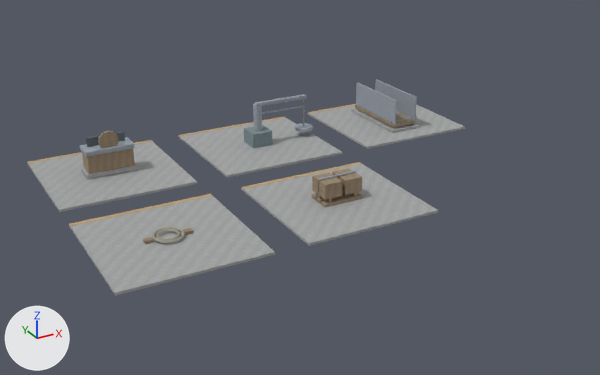
The glTF model development/levels/primitive-props-v1/site-kits/level_blockout_kit_wld_06_p03.glb as it was, and as the next commit left it.
Before and after are seen from a 50 mm lens placed at (-15.7, -29.0, 13.5), pointed at (-0.1, -0.7, -0.6). The axes (+X, +Y, +Z) are drawn at lower left. The lights are the same throughout. The older version comes first. Vertices at exactly the same position are counted once.

The first picture shows 'level_blockout_kit_wld_06_p03'.
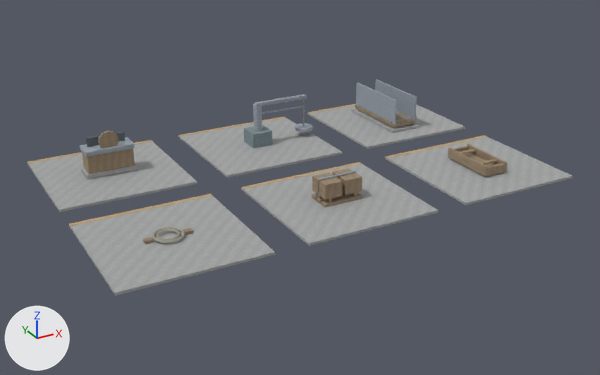
What changed in the scene script:
```text
Change me_drowned_fisherman_s_wharf_map_kit_contact_room:
    used by ob_level_blockout_kit_wld_06_p03; location = (0.0, 0.0, 0.0)
    remove me_drowned_fisherman_s_wharf_map_kit_contact_room.from_pydata(...)  # 866 vertices, 1408 faces; spans x -9.8..9.8, y -6.3..6.3, z -0.1..1.9
    add me_drowned_fisherman_s_wharf_map_kit_contact_room.from_pydata(...)  # 946 vertices, 1528 faces; spans x -9.8..9.8, y -6.3..6.3, z -0.1..1.9
    me_drowned_fisherman_s_wharf_map_kit_contact_room part 1: a new loose piece, a box spanning x 4.175..9.825, y -6.3..-0.7, z -0.11..-0.01, in mat_blockout_stone
    me_drowned_fisherman_s_wharf_map_kit_contact_room part 2: a new loose piece, a box spanning x 4.175..9.825, y -0.89..-0.71, z -0.013..0.002, in mat_blockout_accent
    me_drowned_fisherman_s_wharf_map_kit_contact_room part 3: a new loose piece, a box spanning x 6.57..7.43, y -4.74..-2.27, z 0.05..0.19, in mat_blockout_wood
    me_drowned_fisherman_s_wharf_map_kit_contact_room part 4: a new loose piece, a box spanning x 6.43..6.55, y -4.76..-2.24, z 0.07..0.49, in mat_blockout_wood
    me_drowned_fisherman_s_wharf_map_kit_contact_room part 5: a new loose piece, a box spanning x 7.45..7.57, y -4.76..-2.24, z 0.07..0.49, in mat_blockout_wood
    me_drowned_fisherman_s_wharf_map_kit_contact_room part 6: a new loose piece, a box spanning x 6.51..7.49, y -2.4..-2.28, z 0.09..0.44, in mat_blockout_wood
    me_drowned_fisherman_s_wharf_map_kit_contact_room part 7: a new loose piece, a box spanning x 6.51..7.49, y -4.72..-4.6, z 0.09..0.44, in mat_blockout_wood
    me_drowned_fisherman_s_wharf_map_kit_contact_room part 8: a new loose piece, a box spanning x 6.535..7.465, y -2.92..-2.72, z 0.377..0.442, in mat_blockout_wood
    me_drowned_fisherman_s_wharf_map_kit_contact_room part 9: a new loose piece, a box spanning x 6.535..7.465, y -4.28..-4.08, z 0.377..0.442, in mat_blockout_wood
    other edits to the shape of me_drowned_fisherman_s_wharf_map_kit_contact_room do not show in these pictures
```

Location of each change, (x1, y1, x2, y2) in pixels of the pictures (600 x 375 px):
'level_blockout_kit_wld_06_p03', reshaped (25% wider)
    before: (27, 79, 465, 296)
    after: (27, 79, 573, 296)
part 1 of me_drowned_fisherman_s_wharf_map_kit_contact_room, added
    after: (385, 137, 573, 205)
part 2 of me_drowned_fisherman_s_wharf_map_kit_contact_room, added
    after: (385, 135, 487, 158)
part 3 of me_drowned_fisherman_s_wharf_map_kit_contact_room, added
    after: (464, 153, 504, 176)
part 4 of me_drowned_fisherman_s_wharf_map_kit_contact_room, added (brown)
    after: (448, 148, 488, 177)
part 5 of me_drowned_fisherman_s_wharf_map_kit_contact_room, added
    after: (467, 144, 507, 172)
part 6 of me_drowned_fisherman_s_wharf_map_kit_contact_room, added
    after: (454, 146, 469, 152)
part 7 of me_drowned_fisherman_s_wharf_map_kit_contact_room, added
    after: (488, 163, 505, 173)
part 8 of me_drowned_fisherman_s_wharf_map_kit_contact_room, added
    after: (460, 149, 477, 154)
part 9 of me_drowned_fisherman_s_wharf_map_kit_contact_room, added
    after: (480, 159, 498, 165)
